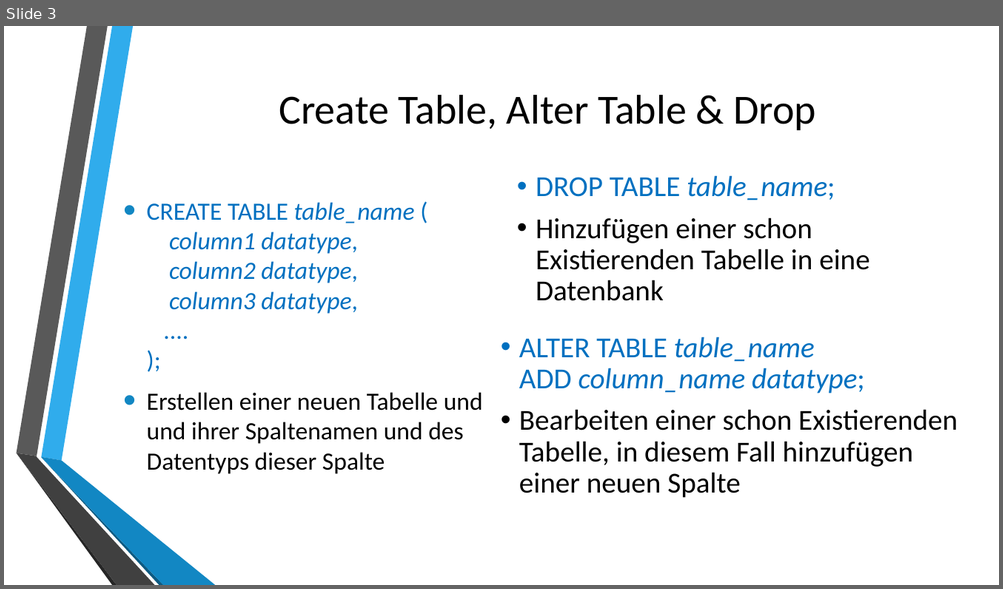
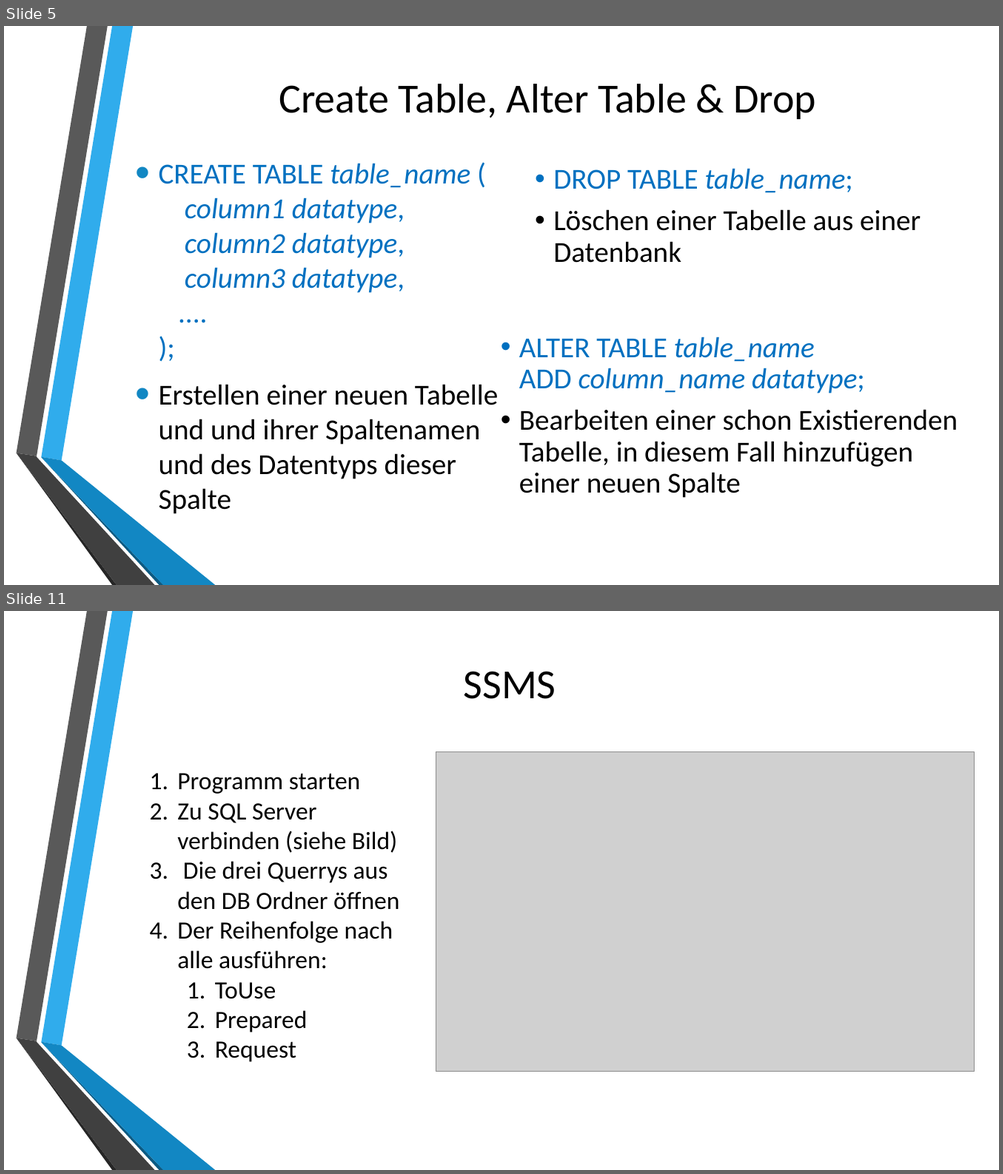
Before and after one commit to johzip/SQL_Presentation, a slide deck: Presentation.pptx. Shown one above the other, each under a label of ours: slide 3 before the commit, slides 5 and 11 after it; the slides between them are not shown. The pictures are 1003x589 and 1003x1174 pixels, drawn with LibreOffice and Linux fonts; fonts in the diff are those of the drawing; grey boxes stand for pictures; background and template pictures are left out. Boxes give left, top, right and bottom in pixels: in the first picture for what was removed or moved away, otherwise in the second. Text is boxed around its words. In the diff, an @@ line names an element or a change of style, - is before the commit and + after.

```diff
--- a/Presentation.pptx
+++ b/Presentation.pptx
@@ slide 11 added at [4, 611, 999, 1170], background picture (left out); not listed: 6 template elements that a slide beside it also shows @@
@@ title added at [464, 671, 556, 699], 40 pt, text #000000 @@
+SSMS
@@ picture added at [436, 752, 974, 1072] @@
@@ text added at [177, 773, 399, 1062], 24 pt, text #000000 @@
+1. Programm starten
+2. Zu SQL Server verbinden (siehe Bild)
+3. Die drei Querrys aus den DB Ordner öffnen
+4. Der Reihenfolge nach alle ausführen:
+  1. ToUse
+  2. Prepared
+  3. Request
@@ what was slide 3 is now slide 5 @@
@@ slide 5 changed as well @@
@@ title "Create Table, Alter Table & ...": place and size @@
-title "Create Table, Alter Table & ..." at [279, 95, 816, 130]
+title "Create Table, Alter Table & ..." at [279, 84, 816, 119]
@@ text "CREATE TABLE table_name ( column1 ...": place and size @@
-text "CREATE TABLE table_name ( column1 ..." at [147, 202, 483, 474]
+text "CREATE TABLE table_name ( column1 ..." at [159, 163, 498, 514]
@@ text "CREATE TABLE table_name ( column1 ..." at [159, 163, 498, 514]: size 24 to 28 pt @@
@@ text "DROP TABLE table_name;": place and size @@
-text "DROP TABLE table_name;" at [535, 175, 869, 301]
+text "DROP TABLE table_name;" at [553, 168, 920, 263]
@@ text at [553, 210, 920, 263]: text changed @@
-• Hinzufügen einer schon Existierenden Tabelle in eine Datenbank
+• Löschen einer Tabelle aus einer Datenbank
```
Also in this commit, not shown: 3 other slides changed, 10 other slides added, 2 slides removed, 8 other files.
